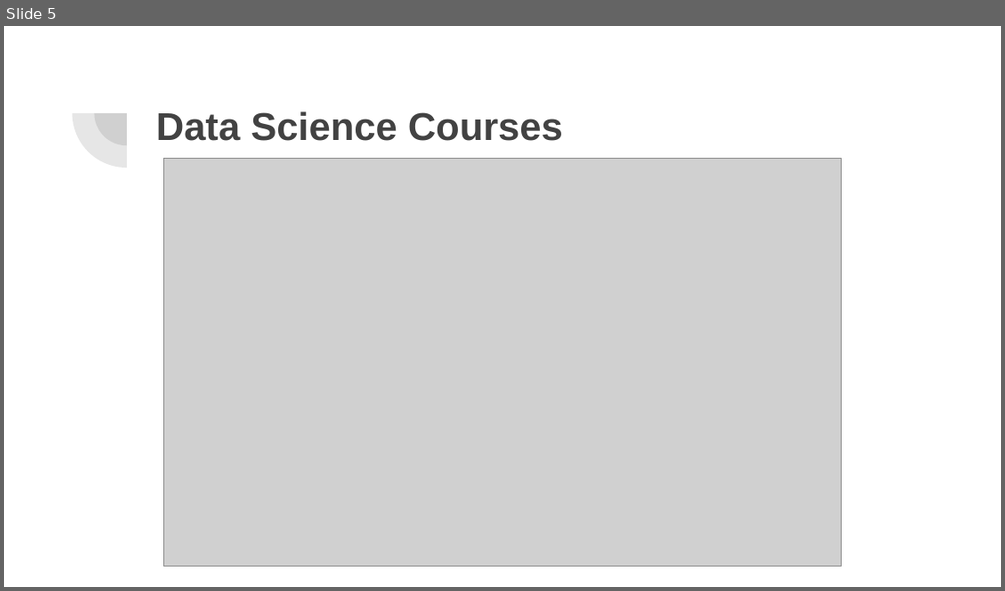
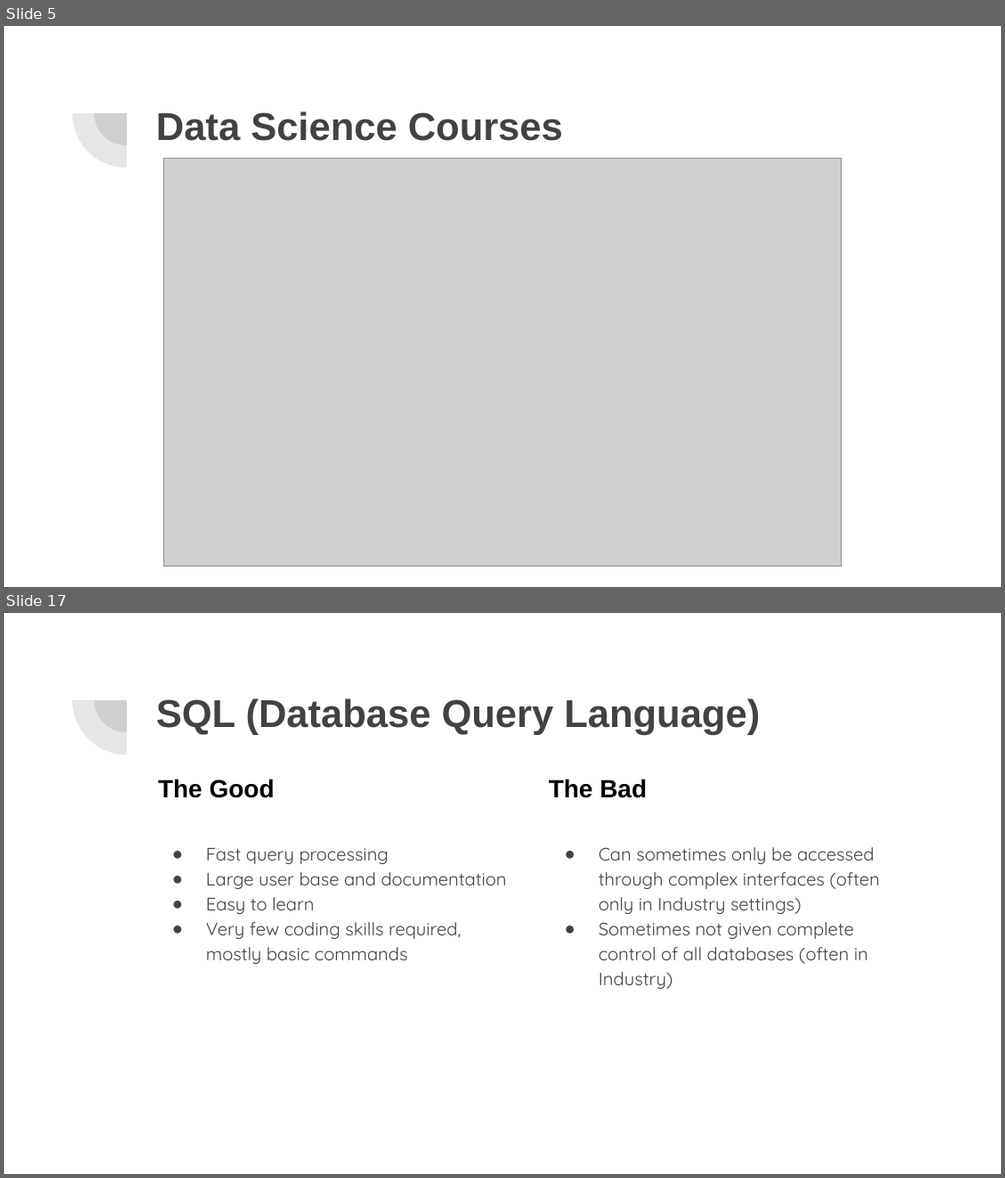
Before and after one commit to NolanSmithSolutions/Course, a slide deck: FutureApps/Your Data Science Future.pptx. Shown one above the other, each under a label of ours: slide 5 before the commit, slides 5 and 17 after it; the slides between them are not shown. The pictures are 1005x591 and 1005x1178 pixels, drawn with LibreOffice and Linux fonts; fonts in the diff are those of the drawing; grey boxes stand for pictures. Boxes give left, top, right and bottom in pixels: in the first picture for what was removed or moved away, otherwise in the second. Text is boxed around its words. In the diff, an @@ line names an element or a change of style, - is before the commit and + after.

```diff
--- a/FutureApps/Your Data Science Future.pptx
+++ b/FutureApps/Your Data Science Future.pptx
@@ slide 17 added at box(4, 613, 1001, 1174), background #FFFFFF; not listed: 2 template elements that a slide beside it also shows @@
@@ title added at box(156, 698, 760, 735), 28 pt, text #424242, bold @@
+SQL (Database Query Language)
@@ text added at box(158, 779, 275, 798), 18 pt, text #000000, bold @@
+The Good
@@ text added at box(549, 779, 647, 798), 18 pt, text #000000, bold @@
+The Bad
@@ text added at box(206, 848, 507, 964), 13 pt, text #424242 @@
+● Fast query processing
+● Large user base and documentation
+● Easy to learn
+● Very few coding skills required, mostly basic commands
@@ text added at box(599, 847, 879, 989), 13 pt, text #424242 @@
+● Can sometimes only be accessed through complex interfaces (often only in Industry settings)
+● Sometimes not given complete control of all databases (often in Industry)
```
Also in this commit, not shown: 11 slides changed, 6 other slides added, 6 slides removed, 2 other files.
